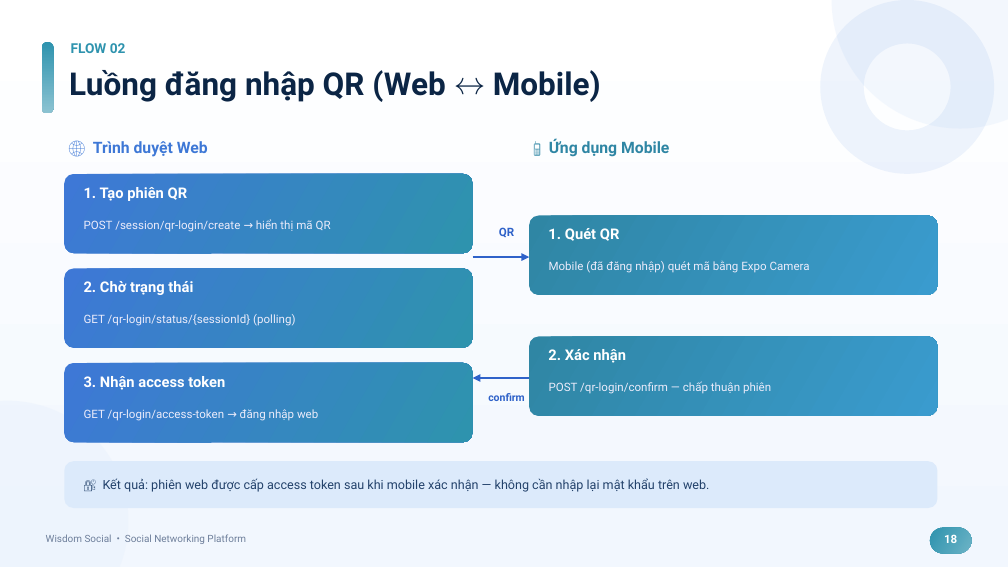
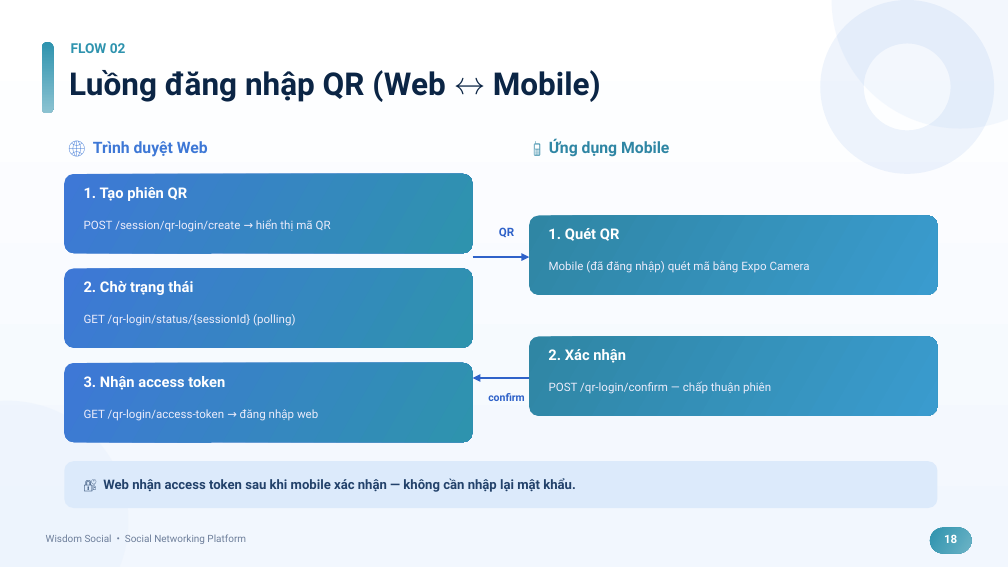
Before and after one commit to HuuThai2910/wisdom-social, a slide deck: slide 18 of Wisdom_Social_Presentation.pptx. Drawn at 1008x567 pixels with LibreOffice and Linux fonts; fonts in the diff are those of the drawing. Boxes give left, top, right and bottom in pixels: in the first picture for what was removed or moved away, otherwise in the second. Text is boxed around its words. In the diff, an @@ line names an element or a change of style, - is before the commit and + after.

```diff
--- a/Wisdom_Social_Presentation.pptx
+++ b/Wisdom_Social_Presentation.pptx
@@ text at (103,478,576,492): text changed; size 12 to 12.5 pt; bold on @@
-🔐 Kết quả: phiên web được cấp access token sau khi mobile xác nhận — không cần nhập lại mật khẩu trên web.
+🔐 Web nhận access token sau khi mobile xác nhận — không cần nhập lại mật khẩu.
```
Also in this commit, not shown: 21 other slides changed, 1 other file.
